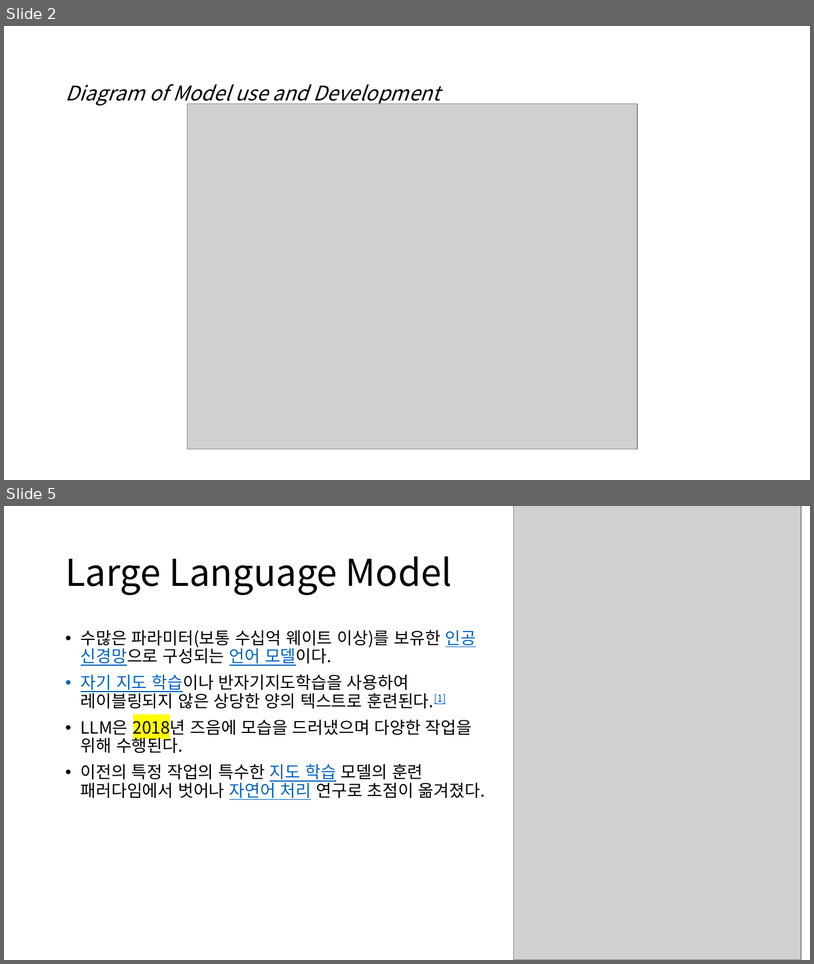
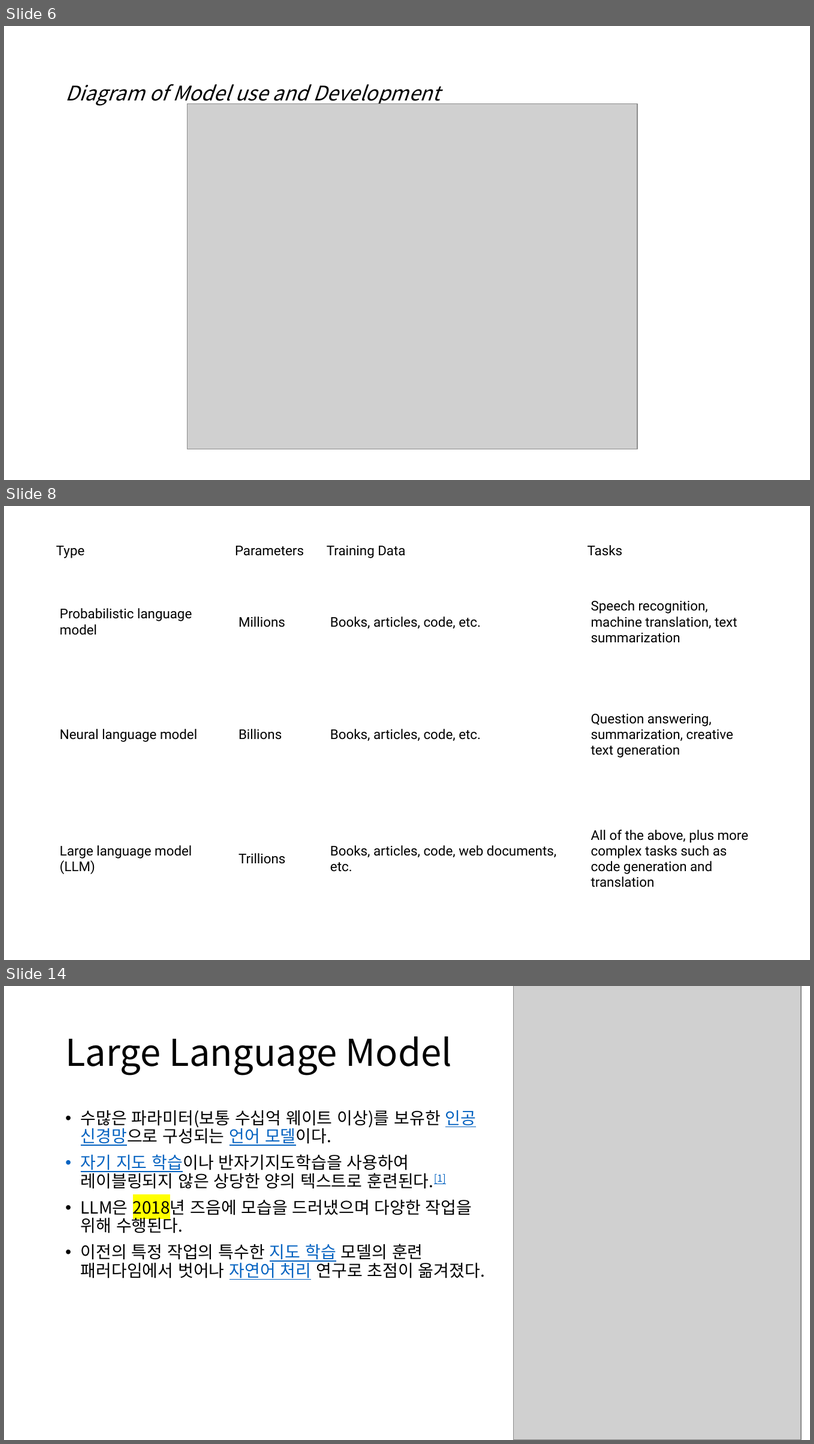
Before and after one commit to MigoJJ/AI_2023.07, a slide deck: AI_05_LLM large language mosels.pptx. Shown one above the other, each under a label of ours: slides 2 and 5 before the commit, slides 6, 8 and 14 after it; the slides between them are not shown. The pictures are 814x964 and 814x1444 pixels, drawn with LibreOffice and Linux fonts; fonts in the diff are those of the drawing; grey boxes stand for pictures. Boxes give left, top, right and bottom in pixels: in the first picture for what was removed or moved away, otherwise in the second. Text is boxed around its words. In the diff, an @@ line names an element or a change of style, - is before the commit and + after.

```diff
--- a/AI_05_LLM large language mosels.pptx
+++ b/AI_05_LLM large language mosels.pptx
@@ slide 8 added at bbox=[4, 506, 810, 960], background #FFFFFF @@
@@ table added at bbox=[51, 536, 766, 926], 4 rows, 4 columns @@
+Type | Parameters | Training Data | Tasks
+Probabilistic language model | Millions | Books, articles, code, etc. | Speech recognition, machine translation, text summarization
+Neural language model | Billions | Books, articles, code, etc. | Question answering, summarization, creative text generation
+Large language model (LLM) | Trillions | Books, articles, code, web documents, etc. | All of the above, plus more complex tasks such as code generation and translation
@@ what was slide 2 is now slide 6 @@
@@ what was slide 5 is now slide 14 @@
```
Also in this commit, not shown: 2 slides changed, 10 other slides added, 7 other files.
